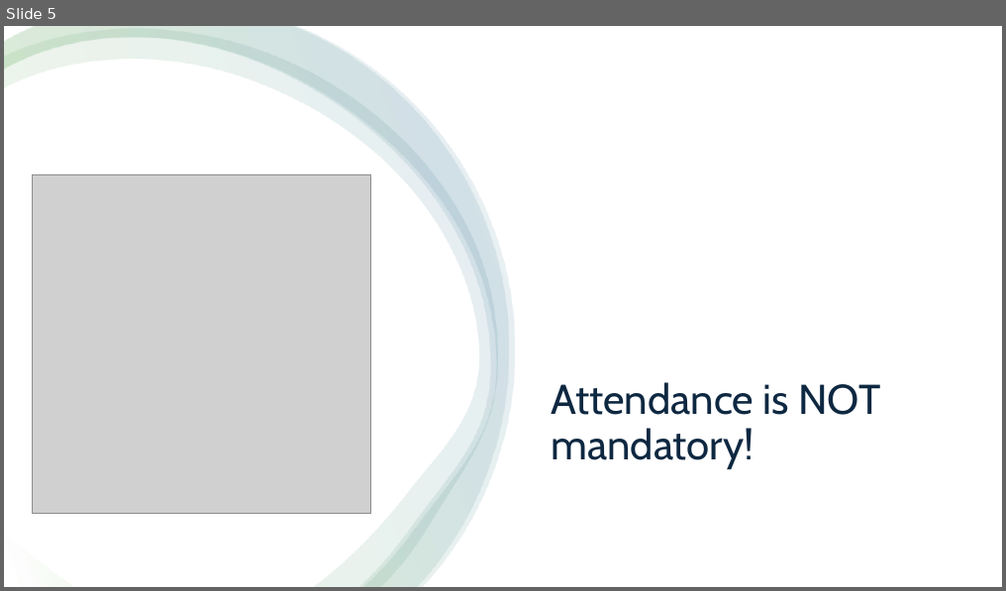
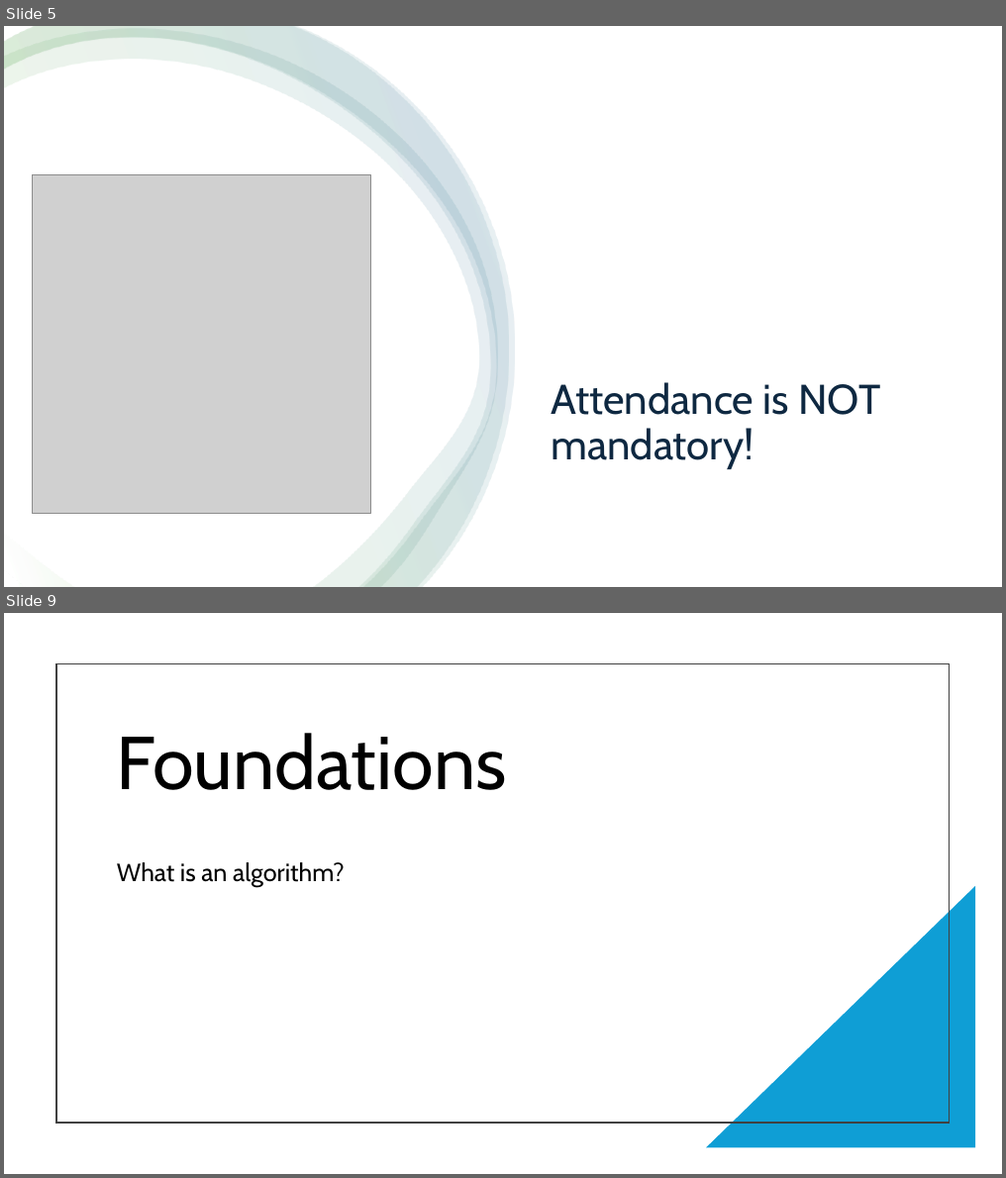
Before and after one commit to RobertNagy299/dsa-i-teaching, a slide deck: MyOwnPresentations/Data Structures and Algorithms I.pptx. Shown one above the other, each under a label of ours: slide 5 before the commit, slides 5 and 9 after it; the slides between them are not shown. The pictures are 1006x591 and 1006x1178 pixels, drawn with LibreOffice and Linux fonts; fonts in the diff are those of the drawing; grey boxes stand for pictures. Boxes give left, top, right and bottom in pixels: in the first picture for what was removed or moved away, otherwise in the second. Text is boxed around its words. In the diff, an @@ line names an element or a change of style, - is before the commit and + after.

```diff
--- a/MyOwnPresentations/Data Structures and Algorithms I.pptx
+++ b/MyOwnPresentations/Data Structures and Algorithms I.pptx
@@ slide 9 added at bbox=[4, 613, 1002, 1174], background #FFFFFF @@
@@ rectangle added at bbox=[56, 663, 949, 1123], outline #404040 1.5 pt @@
@@ title added at bbox=[117, 733, 507, 790], 72 pt, text #000000 @@
+Foundations
@@ text added at bbox=[117, 862, 344, 887], 24 pt, text #000000 @@
+What is an algorithm?
@@ right triangle added at bbox=[706, 886, 976, 1149], fill #0F9ED5 @@
```
Also in this commit, not shown: 1 slide changed, 44 other slides added.
